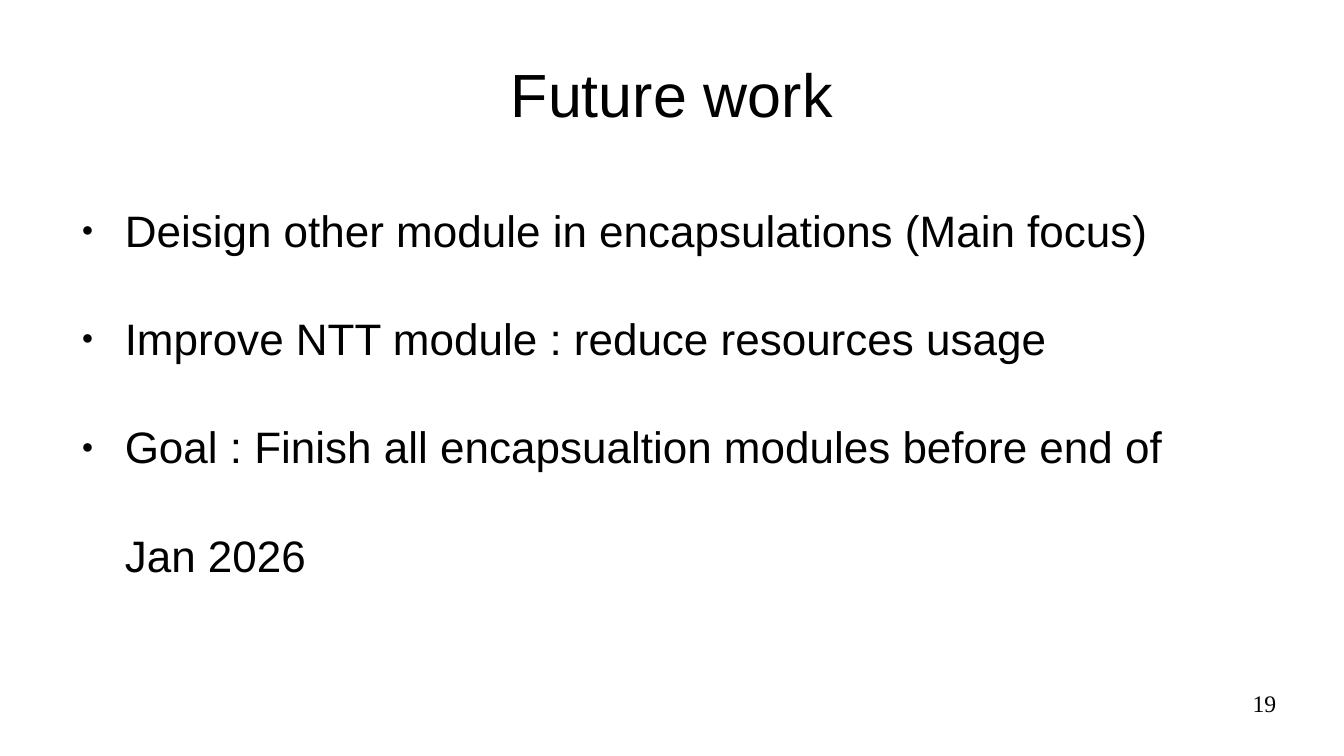
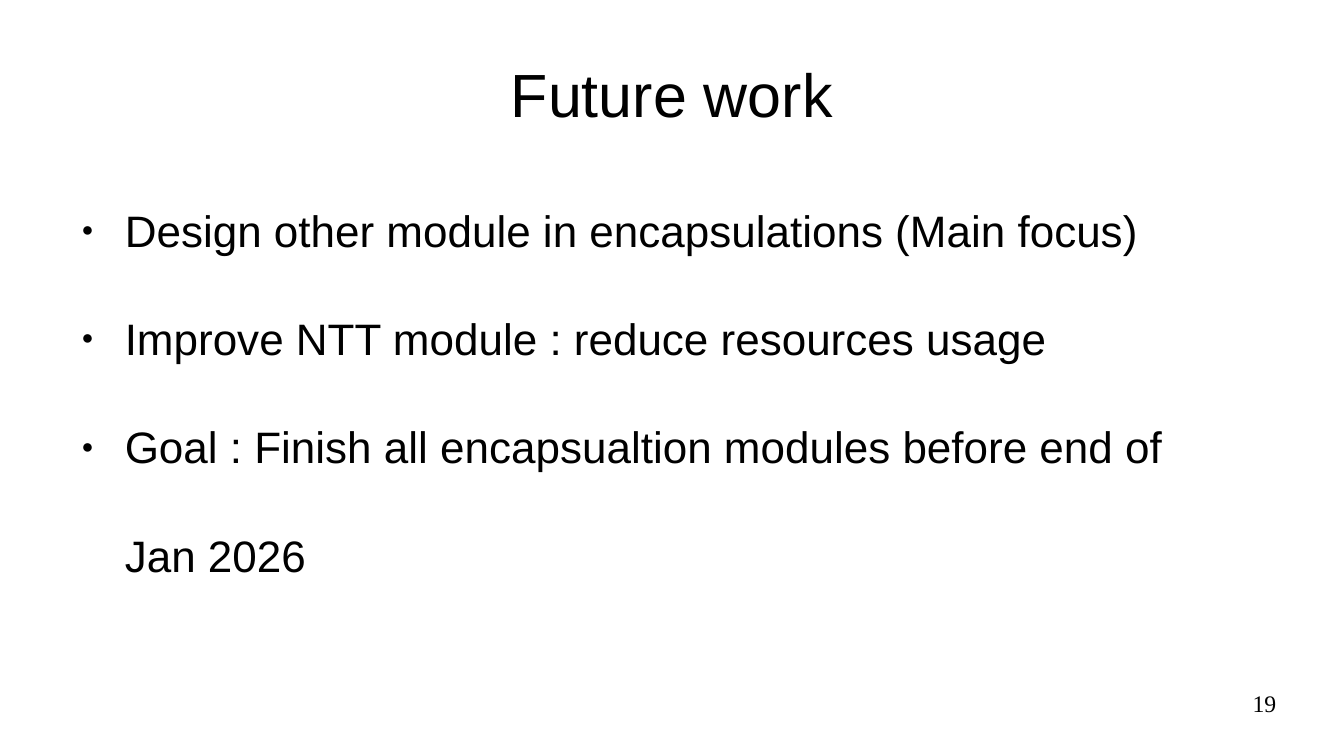
Before and after one commit to NitchayaninT/kyber768-accelerator-on-fpga-ref, a slide deck: slide 19 of presentations/ntt_implementation.odp. Drawn at 1344x756 pixels with LibreOffice and Linux fonts; fonts in the diff are those of the drawing. Boxes give left, top, right and bottom in pixels: in the first picture for what was removed or moved away, otherwise in the second. Text is boxed around its words. In the diff, an @@ line names an element or a change of style, - is before the commit and + after.

```diff
--- a/presentations/ntt_implementation.odp
+++ b/presentations/ntt_implementation.odp
@@ text at (x1=125, y1=215, x2=1138, y2=255): text changed @@
-● Deisign other module in encapsulations (Main focus)
+● Design other module in encapsulations (Main focus)
```
Also in this commit, not shown: 1 other slide changed, 8 other files.
